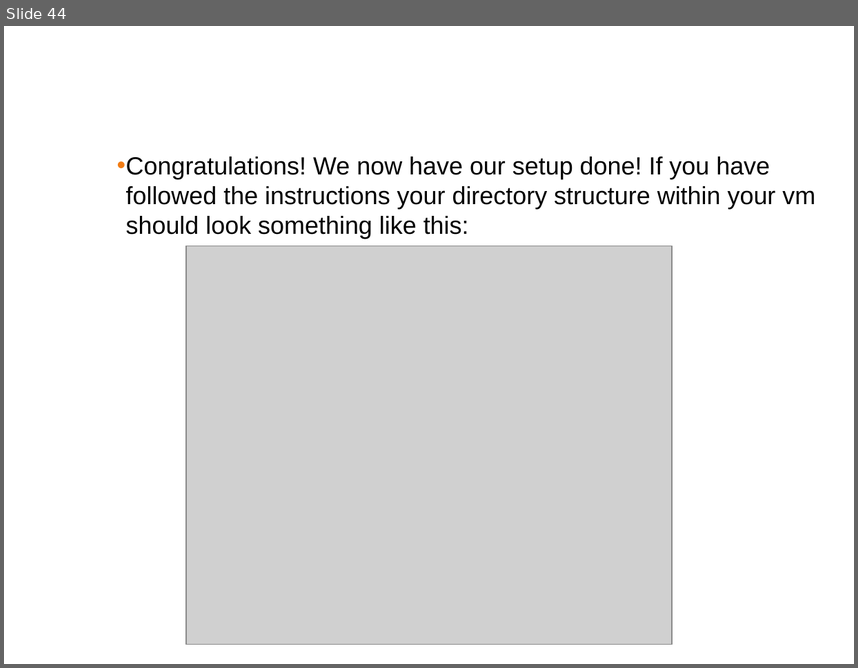
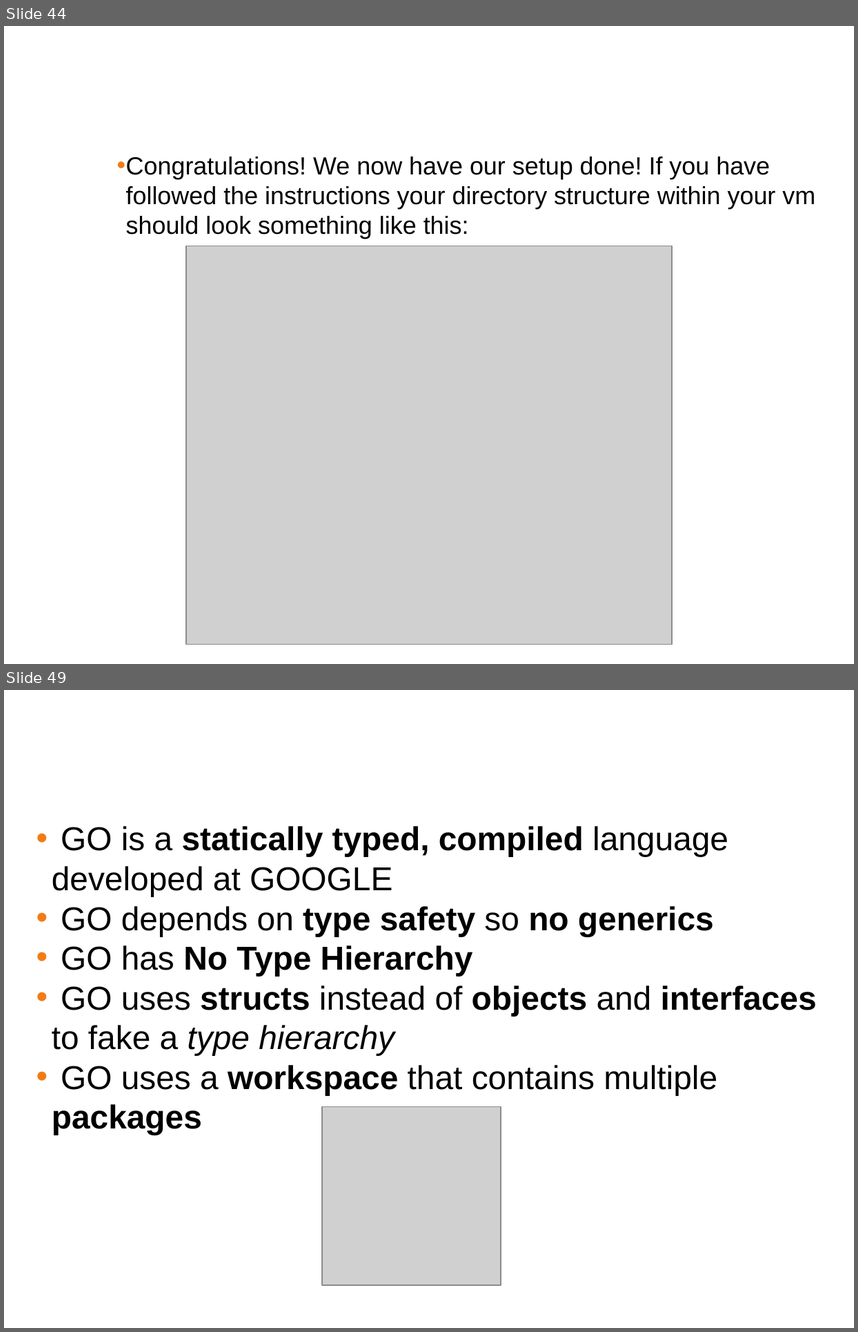
Before and after one commit to ferninphilly/golang_vmware, a slide deck: Module_One/presentations/module_1_presentation.pptx. Shown one above the other, each under a label of ours: slide 44 before the commit, slides 44 and 49 after it; the slides between them are not shown. The pictures are 858x668 and 858x1332 pixels, drawn with LibreOffice and Linux fonts; fonts in the diff are those of the drawing; grey boxes stand for pictures; background and template pictures are left out. Boxes give left, top, right and bottom in pixels: in the first picture for what was removed or moved away, otherwise in the second. Text is boxed around its words. In the diff, an @@ line names an element or a change of style, - is before the commit and + after.

```diff
--- a/Module_One/presentations/module_1_presentation.pptx
+++ b/Module_One/presentations/module_1_presentation.pptx
@@ slide 49 added at (4,690,854,1328), background #FFFFFF @@
@@ title added at (11,704,846,767), 38 pt, text #FFFFFF @@
+REVIEW
@@ text added at (52,826,817,1134), 28 pt, text #000000 @@
+• GO is a statically typed, compiled language developed at GOOGLE
+• GO depends on type safety so no generics
+• GO has No Type Hierarchy
+• GO uses structs instead of objects and interfaces to fake a type hierarchy
+• GO uses a workspace that contains multiple packages
@@ picture added at (322,1107,500,1285) @@
```
Also in this commit, not shown: 6 other slides added, 1 slide removed, 3 other files.
